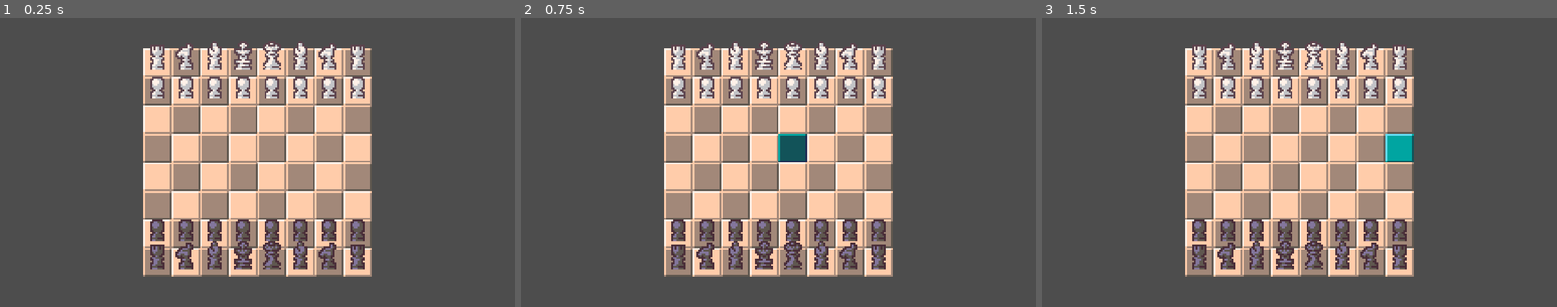
Above: before the commit, frames 1-3 (left to right).
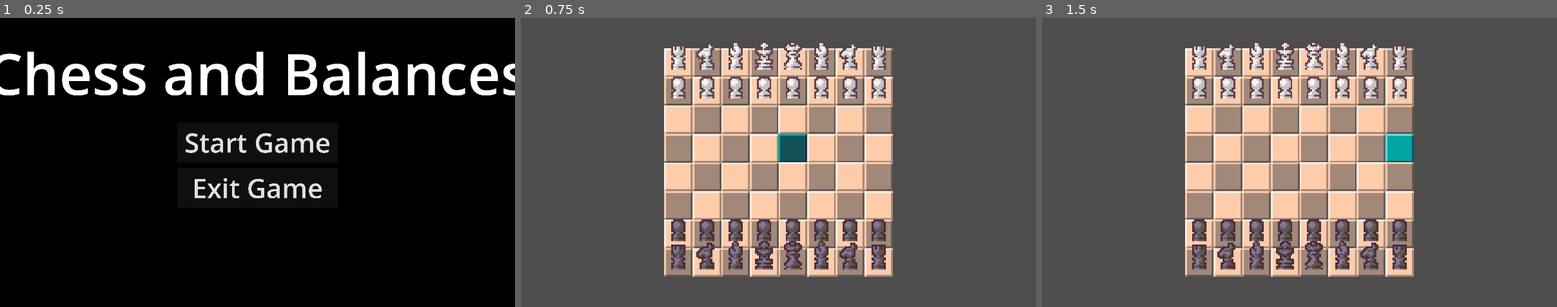
Above: after the commit, the same moments.

Repository: Software-ENGR-team-A/Chess
Game: Godot game, scene res://scenes/Main Menu/main_menu.tscn
Same seed, same stepped clock (60 frames per second), same inputs: the game is played once before the commit and once after it. Before the commit the project starts from res://scenes/board/board.tscn. Sound files missing from this copy of the repository are replaced by a short silence.
Inputs (mouse positions are in pixels of both pictures, inside the frame that each line leads up to):
- Up to frame 1 (0.25 s): no input
- Up to frame 2 (0.75 s): click (778, 142) at 0.5 s, where only the run after the commit has a clickable "Start Game"
- Up to frame 3 (1.5 s): tap Enter at 1.25 s; move the mouse to (1412, 148) at 1.27 s; click (1412, 148) at 1.42 s

The runs differ from the first frame. In frame 1, 100% of the frame differs, in the area x 0-100%, y 0-100%; in frame 2, nothing differs; in frame 3, nothing differs.

Commit message:
Added basic start menu

Diff:
--- a/project.godot
+++ b/project.godot
@@ -11,7 +11,7 @@
 [application]
 
 config/name="Chess and Balances"
-run/main_scene="uid://c0bs6sbbrybcl"
+run/main_scene="uid://cvkbxqgauwxll"
 config/features=PackedStringArray("4.4", "GL Compatibility")
 
 [autoload]
--- /dev/null
+++ b/scenes/Main Menu/main_menu.gd
@@ -0,0 +1,19 @@
+class_name MainMenu
+extends Control
+
+
+@onready var start_button: Button = $MarginContainer/HBoxContainer/VBoxContainer/Start_Button as Button
+@onready var exit_button: Button = $MarginContainer/HBoxContainer/VBoxContainer/Exit_Button as Button
+@onready var Chess_TwoPlayer = preload("res://scenes/board/board.tscn") as PackedScene
+
+func _ready():
+	start_button.button_down.connect(on_start_pressed)
+	exit_button.button_down.connect(on_exit_pressed)
+
+
+func on_start_pressed() -> void:
+	get_tree().change_scene_to_packed(Chess_TwoPlayer)
+
+
+func on_exit_pressed() -> void:
+	get_tree().quit()
--- /dev/null
+++ b/scenes/Main Menu/main_menu.tscn
@@ -0,0 +1,85 @@
+[gd_scene load_steps=5 format=3 uid="uid://cvkbxqgauwxll"]
+
+[ext_resource type="Texture2D" uid="uid://bmche6gyf7bon" path="res://assets/Backgrounds/Black.png" id="1_gn8lm"]
+[ext_resource type="Script" uid="uid://bb5qfo26fkduu" path="res://scenes/Main Menu/main_menu.gd" id="1_hk6sr"]
+
+[sub_resource type="SystemFont" id="SystemFont_hk6sr"]
+font_names = PackedStringArray("Impact")
+
+[sub_resource type="SystemFont" id="SystemFont_1o70l"]
+font_names = PackedStringArray("Impact")
+
+[node name="Main_Menu" type="Control"]
+layout_mode = 3
+anchors_preset = 15
+anchor_right = 1.0
+anchor_bottom = 1.0
+grow_horizontal = 2
+grow_vertical = 2
+script = ExtResource("1_hk6sr")
+
+[node name="TextureRect" type="TextureRect" parent="."]
+layout_mode = 1
+anchors_preset = 15
+anchor_right = 1.0
+anchor_bottom = 1.0
+grow_horizontal = 2
+grow_vertical = 2
+texture = ExtResource("1_gn8lm")
+
+[node name="MarginContainer" type="MarginContainer" parent="."]
+layout_mode = 1
+anchors_preset = 15
+anchor_right = 1.0
+anchor_bottom = 1.0
+grow_horizontal = 2
+grow_vertical = 2
+theme_override_constants/margin_left = 12
+theme_override_constants/margin_top = 12
+theme_override_constants/margin_right = 12
+theme_override_constants/margin_bottom = 12
+
+[node name="VBoxContainer" type="VBoxContainer" parent="MarginContainer"]
+layout_mode = 2
+theme_override_constants/separation = 60
+
+[node name="Seperator" type="Control" parent="MarginContainer/VBoxContainer"]
+layout_mode = 2
+
+[node name="Label" type="Label" parent="MarginContainer/VBoxContainer"]
+layout_mode = 2
+theme_override_colors/font_color = Color(1, 1, 1, 1)
+theme_override_constants/outline_size = 24
+theme_override_fonts/font = SubResource("SystemFont_hk6sr")
+theme_override_font_sizes/font_size = 256
+text = "Chess and Balances"
+horizontal_alignment = 1
+vertical_alignment = 1
+
+[node name="HBoxContainer" type="HBoxContainer" parent="MarginContainer"]
+layout_mode = 2
+alignment = 1
+
+[node name="VBoxContainer" type="VBoxContainer" parent="MarginContainer/HBoxContainer"]
+layout_mode = 2
+theme_override_constants/separation = 24
+alignment = 1
+
+[node name="Seperator2" type="Control" parent="MarginContainer/HBoxContainer/VBoxContainer"]
+layout_mode = 2
+
+[node name="Start_Button" type="Button" parent="MarginContainer/HBoxContainer/VBoxContainer"]
+custom_minimum_size = Vector2(720, 180)
+layout_mode = 2
+theme_override_fonts/font = SubResource("SystemFont_1o70l")
+theme_override_font_sizes/font_size = 120
+text = "Start Game
+"
+
+[node name="Exit_Button" type="Button" parent="MarginContainer/HBoxContainer/VBoxContainer"]
+custom_minimum_size = Vector2(720, 180)
+layout_mode = 2
+theme_override_fonts/font = SubResource("SystemFont_1o70l")
+theme_override_font_sizes/font_size = 120
+text = "Exit Game
+"
Not shown, changed: assets/Audio/Menu/Select8-Bit.ogg.import
Binary file added: assets/Backgrounds/Black.png
Not shown, added: assets/Backgrounds/Black.png.import
Binary file added: assets/Backgrounds/drawing.png
Not shown, added: assets/Backgrounds/drawing.png.import
Not shown, added: scenes/Main Menu/main_menu.gd.uid
Not shown, added: assets/Backgrounds/drawing.html
